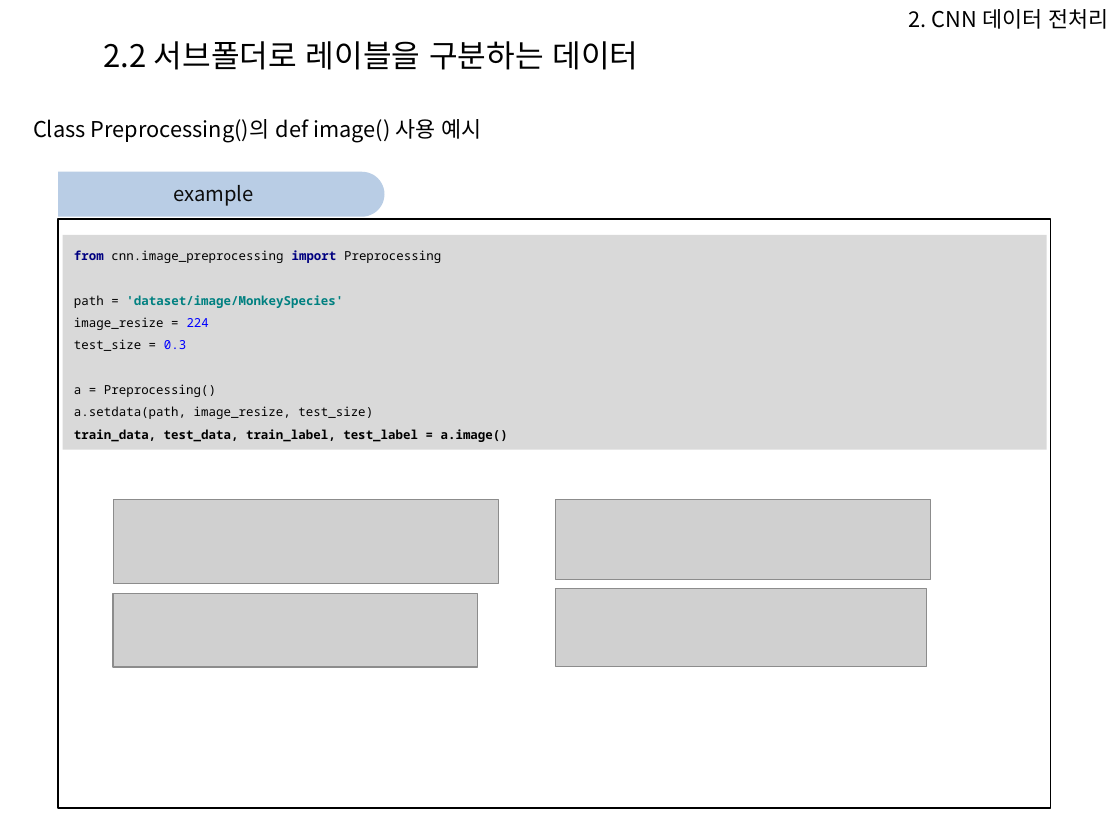
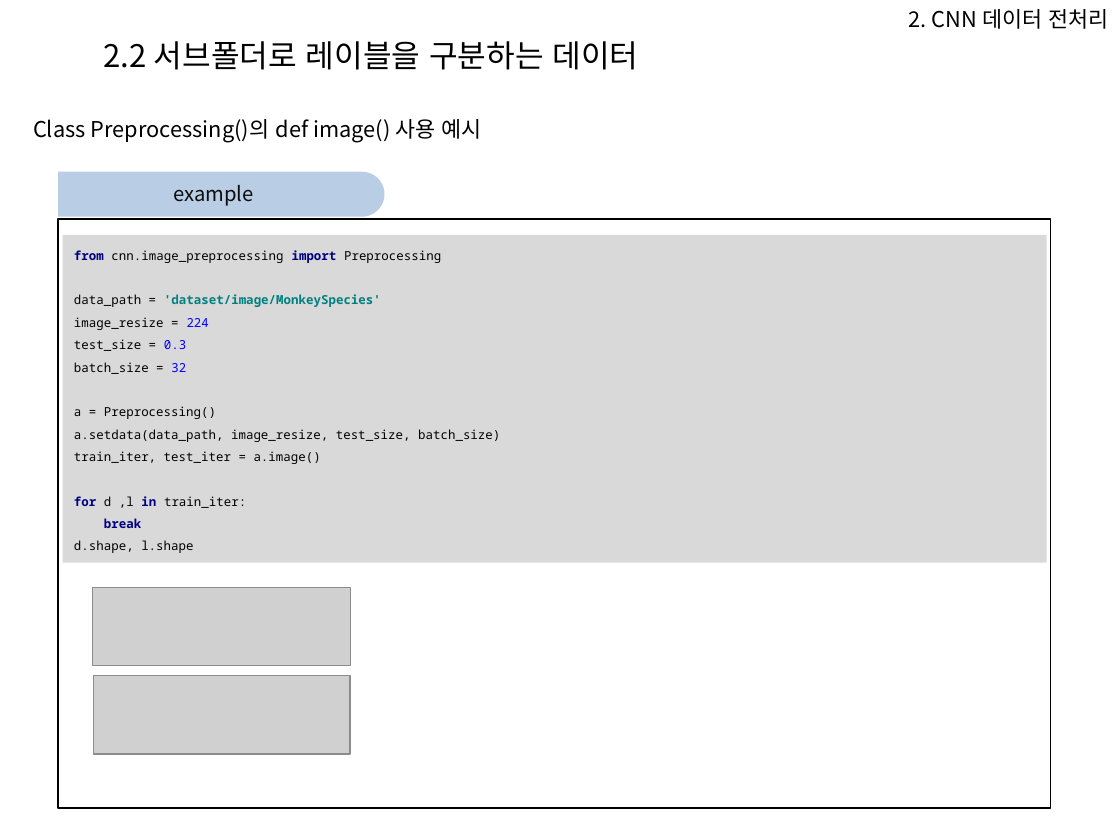
Before and after one commit to Heechul90/Preprocessing, a slide deck: slide 15 of 파이썬 전처리 코드 모듈화 설명.pptx (slide 12 before the commit). Drawn at 1120x840 pixels with LibreOffice and Linux fonts; fonts in the diff are those of the drawing; grey boxes stand for pictures; background and template pictures are left out. Boxes give left, top, right and bottom in pixels: in the first picture for what was removed or moved away, otherwise in the second. Text is boxed around its words. In the diff, an @@ line names an element or a change of style, - is before the commit and + after.

Commit message:
preprocessing

```diff
--- a/파이썬 전처리 코드 모듈화 설명.pptx
+++ b/파이썬 전처리 코드 모듈화 설명.pptx
@@ rectangle "from cnn.image_preprocessing import Preprocessing data_path ...": place and size @@
-rectangle "from cnn.image_preprocessing import Preprocessing data_path ..." at [63,235,1047,450]
+rectangle "from cnn.image_preprocessing import Preprocessing data_path ..." at [63,235,1047,563]
@@ text in rectangle at [74,250,500,553]: text changed @@
-from cnn.image_preprocessing import Preprocessing
-path = 'dataset/image/MonkeySpecies'
-image_resize = 224
-test_size = 0.3
-a = Preprocessing()
-a.setdata(path, image_resize, test_size)
-train_data, test_data, train_label, test_label = a.image()
+from cnn.image_preprocessing import Preprocessing
+data_path = 'dataset/image/MonkeySpecies'
+image_resize = 224
+test_size = 0.3
+batch_size = 32
+a = Preprocessing()
+a.setdata(data_path, image_resize, test_size, batch_size)
+train_iter, test_iter = a.image()
+for d ,l in train_iter:
+break
+d.shape, l.shape
@@ picture removed at [113,500,498,584] @@
@@ picture removed at [556,500,931,579] @@
@@ picture: place and size @@
-picture at [113,594,477,668]
+picture at [93,588,351,666]
@@ picture removed at [556,588,926,666] @@
@@ picture added at [94,675,351,754] @@
```
Also in this commit, not shown: 6 other slides changed, 4 slides added, 12 other files.
